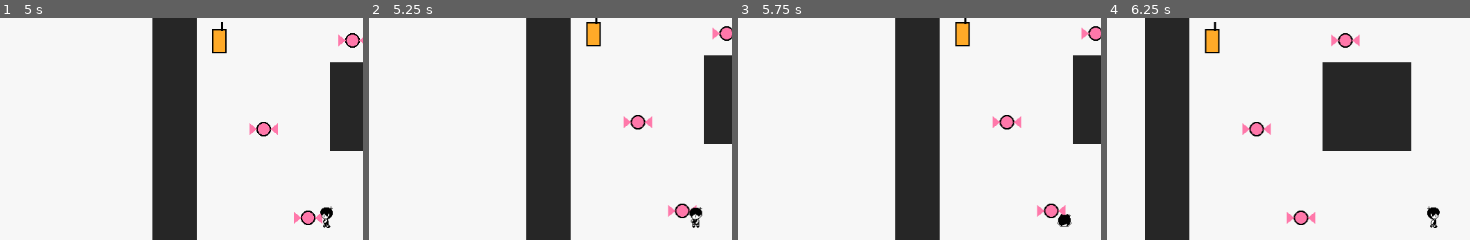
Above: before the commit, frames 1-4 (left to right).
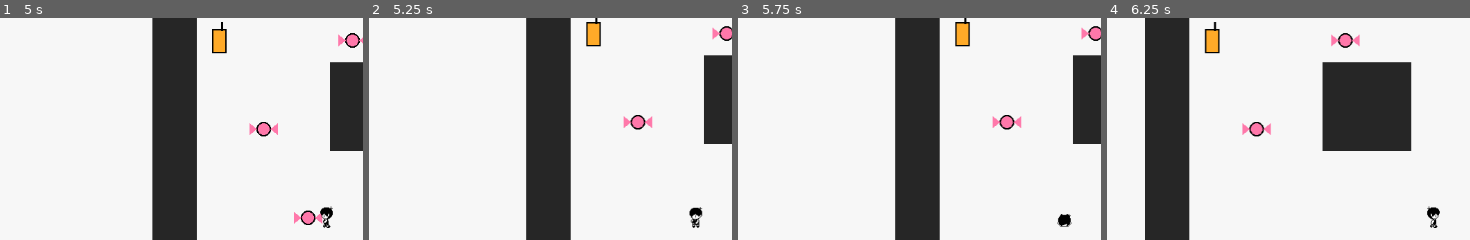
Above: after the commit, the same moments.

Repository: 7M1la/OMORI
Game: Godot game, scene res://mundo.tscn
The game is run twice, just before and just after one commit, with the same random seed, the same clock (stepped at 60 frames per second) and the same inputs.
Inputs:
- Up to frame 1 (5 s): tap Enter at 0.5, 2.75 s; hold D (move_right) 0.53-1.28 s; tap K (asustarse) at 0.6, 2.1, 3.6 s; tap Space at 1.25, 4.25 s; hold S (move_down) 1.28-2.03 s; tap Shift (correr) at 1.35, 2.85, 4.35 s; hold D (move_right) 2.03-2.78 s; hold W (move_up) 2.78-3.53 s; hold A (move_left) from 3.53 s (still down)
- Up to frame 2 (5.25 s): release A (move_left) at 5.03 s; hold S (move_down) from 5.03 s (still down); tap K (asustarse) at 5.1 s
- Up to frame 3 (5.75 s): keep holding S (move_down)
- Up to frame 4 (6.25 s): tap Enter at 5.75 s; release S (move_down) at 5.78 s; hold D (move_right) from 5.78 s (still down); tap Shift (correr) at 5.85 s
The pictures show only the part of the screen within x 0-50%, y 6-56%; the shares and areas given below are measured in that part.

Frame 1 is identical in both runs. In frame 2, 0.3% of the frame differs, in the area x 82-91%, y 83-91%; in frame 3, 0.4%; in frame 4, 0.4%, in the area x 49-58%, y 86-94%.

Commit message:
Se crea la funcion que conecta con body_entered para que los dulces y los jugos desaparezcan cuando Omori los toca, ambos se agregan al mismo grupo para que funcionen igual solo que al jugo en el inspector de le agrega el valor de 50

Diff:
--- a/Base Taller 3/dulce.gd
+++ b/Base Taller 3/dulce.gd
@@ -1,11 +1,12 @@
 extends Area2D
 
+@export var valor = 10
 
-# Called when the node enters the scene tree for the first time.
-func _ready() -> void:
-	pass # Replace with function body.
+func _ready():
+	body_entered.connect(_on_body_entered)
 
 
-# Called every frame. 'delta' is the elapsed time since the previous frame.
-func _process(delta: float) -> void:
-	pass
+func _on_body_entered(body):
+	if body.is_in_group("omori"):
+		print("recogida: +", valor)
+		queue_free() #para que desaparexca el dulce
--- a/Base Taller 3/jugador.tscn
+++ b/Base Taller 3/jugador.tscn
@@ -195,7 +195,7 @@
 [sub_resource type="RectangleShape2D" id="Forma"]
 size = Vector2(28, 24)
 
-[node name="Omori" type="CharacterBody2D" unique_id=247179176]
+[node name="Omori" type="CharacterBody2D" unique_id=247179176 groups=["omori"]]
 script = ExtResource("s")
 
 [node name="AnimatedSprite2D" type="AnimatedSprite2D" parent="." unique_id=1742988227]
